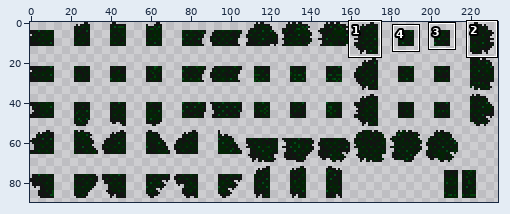
Sprite sheet -- Sources/Modules/Minortopography/GiantPinetree/TilesAndWalls/PineLeavesWall.png. The picture above shows the old version from afar; the outline marks the close-up.
Close-up. As it was:
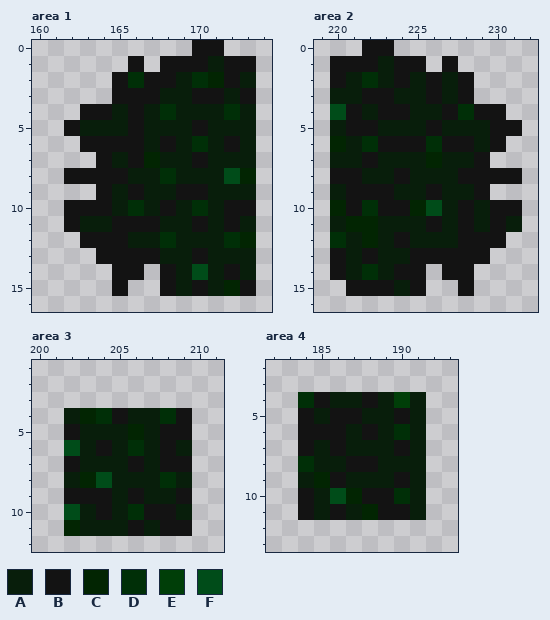
The file is 468x180 pixels, drawn in blocks of 2x2; one block is one cell here. Colours within 5 levels of each other are drawn and written as one. Shown: area 1: x 160..174, y 0..16; area 2: x 219..232, y 0..16; area 3: x 200..211, y 1..12; area 4: x 182..193, y 2..13. The commit also changed other parts of the picture, which this record leaves out.
Palette (. is transparent): A #081e0b  B #131313  C #022502  D #002f07  E #003e08  F #004c19
Pixels before, area 1, first column x 162:
 0 ........BB..
 1 ....B.BBBABB
 2 ...BDBBADCBA
 3 ...BBBAABBAB
 4 .BBABADAAADA
 5 BAAABAAABAAA
 6 .BBBBABADABA
 7 ..BABCAABAAA
 8 BBBBAADAAAFC
 9 ..BABAABBAAA
10 BBBADABADABB
11 BAABBBAABABA
12 .BBBAADAAADC
13 ..BBBBAABAAA
14 ...BB.BAFABA
15 ...B..BABACB
Pixels before, area 2, first column x 220:
 0 ..BB........
 1 BBBABB.B....
 2 BADABABAB...
 3 AABBAABAB...
 4 FBABBAABDBB.
 5 ABBAAABAAABB
 6 CADBBBDBBAB.
 7 AABAAACAAB..
 8 BBAABAAABBBB
 9 ABBBAABAAB..
10 CBDBBCFABABB
11 ACCAAABABABA
12 DACABAAABBB.
13 BABAABBBBB..
14 BADABB.BB...
15 .BBBAB..B...
Pixels before, area 3, first column x 202:
 4 ACDBAADB
 5 BAAACABB
 6 FABADABA
 7 BAAABABB
 8 ACFAAADA
 9 BBBABAAB
10 FABADBBA
11 CAAABABB
Pixels before, area 4, first column x 184:
 4 DBAABAEA
 5 BABBAABA
 6 BBBABADA
 7 BABAAABA
 8 DAABBAAA
 9 ACBAAABA
10 BAFCBBDA
11 BABACBBA
New version:
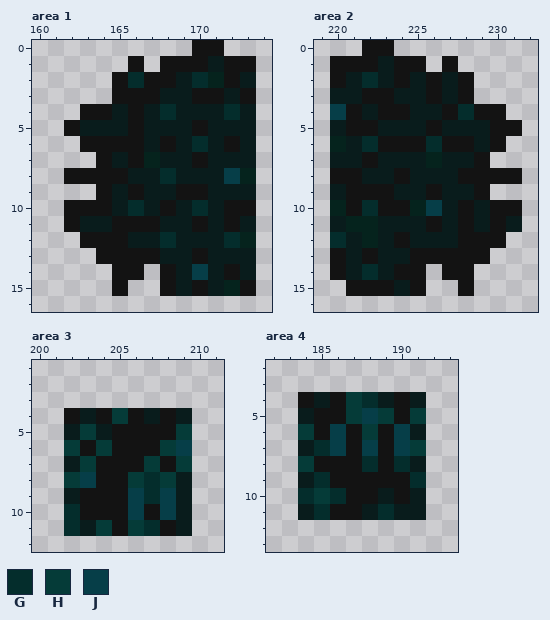
Colours new in this view: G #042d2c  H #053b38  J #063e48
Difference:
Colour A changes from #081e0b to #091c1c.
Colour C changes from #022502 to #05231d.
Area 1:
Colour G replaces colour D in row 2 at x 166 and 170; in row 4 at x 168 and 172; in row 6 at x 170; in row 8 at x 168; in row 10 at x 166 and 170; in row 12 at x 168 and 172.
Colour J replaces colour F in row 8 at x 172; in row 14 at x 170.
Area 2:
Colour G replaces colour D in row 2 at x 222; in row 4 at x 228; in row 6 at x 222 and 226; in row 10 at x 222; in row 12 at x 220; in row 14 at x 222.
Colour J replaces colour F in row 4 at x 220; in row 10 at x 226.
Area 3:
Colour A replaces colour B in row 4 at x 209; in row 5 at x 202; in row 7 at x 202; in row 9 at x 202 and 209; in row 11 at x 209.
Colour A replaces colour C in row 4 at x 203.
Colour B replaces colour A in row 4 at x 202 and 206; in row 5 at x 205 and 207; in row 6 at x 203, 205 and 207; in row 7 at x 204 to 205; in rows 8 to 9 at x 205; in row 10 at x 203 and 205.
Colour B replaces colour A in row 11 at x 205.
Colour B replaces colour C in row 5 at x 206.
Colour B replaces colour D in row 4 at x 204 and 208; in row 6 at x 206.
Colour B replaces colour F in row 8 at x 204.
Colour G replaces colour A in rows 8 to 9 at x 207; in row 11 at x 207.
Colour G replaces colour C in row 11 at x 202.
Colour G replaces colour F in row 10 at x 202.
Colour H replaces colour A in row 5 at x 203; in row 7 at x 203 and 207; in row 8 at x 202 and 206; in row 11 at x 204.
Colour H replaces colour B in row 4 at x 205; in row 5 at x 209; in row 6 at x 204 and 208; in row 7 at x 209; in row 11 at x 206.
Colour H replaces colour D in row 8 at x 208.
Colour H replaces colour F in row 6 at x 202.
Colour J replaces colour A in row 6 at x 209; in row 9 at x 208.
Colour J replaces colour B in row 9 at x 206; in row 10 at x 208.
Colour J replaces colour C in row 8 at x 203.
Colour J replaces colour D in row 10 at x 206.
Area 4:
Colour A replaces colour B in row 4 at x 185; in row 5 at x 184; in row 7 at x 184; in row 10 at x 189; in row 11 at x 184 and 190.
Colour A replaces colour C in row 11 at x 188.
Colour B replaces colour A in row 4 at x 186; in row 5 at x 185; in rows 6 to 7 at x 187 and 189; in row 8 at x 185 to 186 and 189; in row 9 at x 187 to 189; in row 11 at x 187.
Colour B replaces colour C in row 10 at x 187.
Colour B replaces colour D in row 4 at x 184; in row 10 at x 190.
Colour B replaces colour E in row 4 at x 190.
Colour G replaces colour A in row 7 at x 185; in row 8 at x 190; in row 9 at x 191; in row 11 at x 185.
Colour G replaces colour B in row 4 at x 188; in row 8 at x 188; in row 10 at x 184; in row 11 at x 189.
Colour G replaces colour C in row 9 at x 185.
Colour G replaces colour F in row 10 at x 186.
Colour H replaces colour A in row 4 at x 187; in row 5 at x 189 and 191; in row 7 at x 191; in row 10 at x 185.
Colour H replaces colour B in row 5 at x 187; in row 6 at x 184 and 188.
Colour H replaces colour D in row 8 at x 184.
Colour J replaces colour A in row 5 at x 188; in row 7 at x 188.
Colour J replaces colour B in row 6 at x 186; in row 7 at x 186 and 190.
Colour J replaces colour D in row 6 at x 190.
